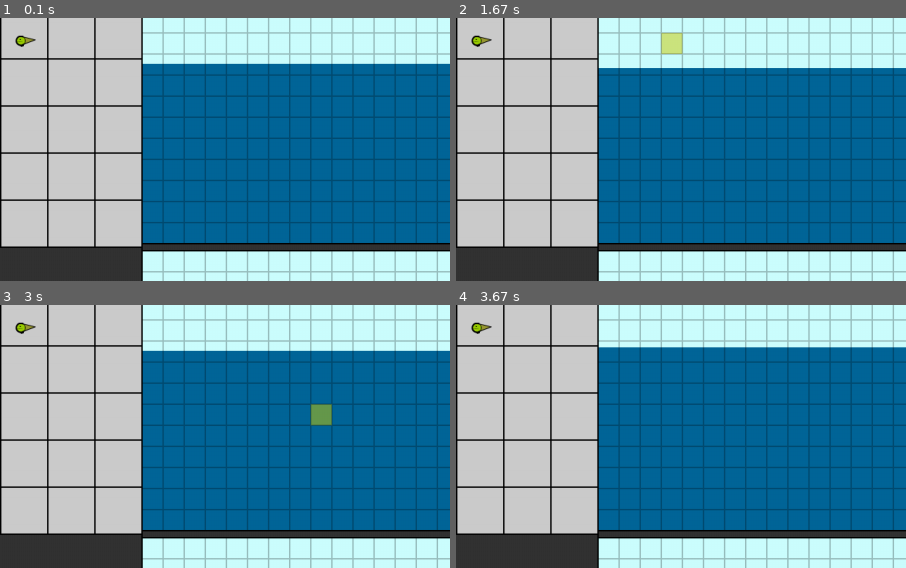
Above: before the commit, frames 1-4 (two rows, left to right).
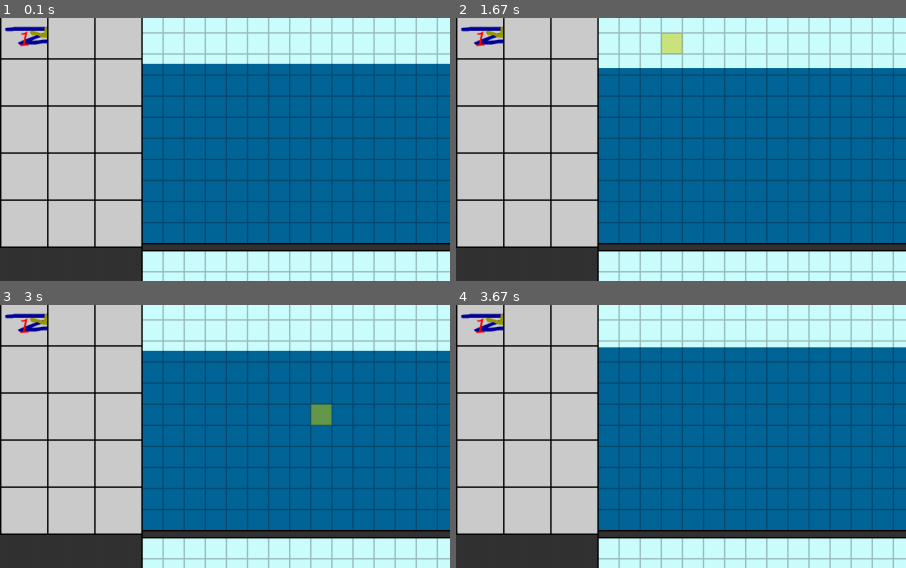
Above: after the commit, the same moments.

Repository: dannenberg/LIFDOFF
Game: pygame game, started from conquertheseas/src/main.py
Same seed, same stepped clock (60 frames per second), same inputs: the game is played once before the commit and once after it. The source is Python 2; it was converted automatically to run under Python 3.
Inputs (mouse positions are % of the whole screen's width and height, from its top left):
- Up to frame 1 (0.1 s): no input
- Up to frame 2 (1.67 s): click (8, 23) at 0.38 s; click (50, 54) at 0.72 s; click (19, 30) at 1.05 s; click (24, 7) at 1.38 s
- Up to frame 3 (3 s): click (52, 11) at 1.72 s; click (45, 74) at 2.05 s; click (47, 29) at 2.38 s; click (36, 25) at 2.72 s
- Up to frame 4 (3.67 s): click (76, 37) at 3.05 s; click (81, 44) at 3.38 s
The pictures show only the part of the screen within x 0-50%, y 2-52%; the shares and areas given below are measured in that part.

The runs differ from the first frame. In frame 1, 0.5% of the frame differs, in the area x 1-11%, y 3-12%; in frame 2, 0.5%; in frame 3, 0.5%; in frame 4, 0.5%.

Commit message:
moved offensive unit panel to its own class, refactored unit placement

Diff:
--- /dev/null
+++ b/conquertheseas/src/offense_panel.py
@@ -0,0 +1,40 @@
+from unit import UnitFactory
+from screens.screen import Screen
+import pygame
+
+class Offense_Panel:
+    def __init__(self, w, h):
+        self.surface = pygame.Surface((w*67, h*67)) # TODO make a const for cell size
+        self._w = w
+        self._h = h
+        self.cells = [[None for _ in xrange(h)] for _ in xrange(w)]    # no units at start
+        self.selected = None
+        self.tileset = pygame.image.load("../img/enemy_tileset.png")
+        self.image_dict = {UnitFactory.TADPOLE:0}
+
+    def on_click(self, (x, y)):
+        if self.cells[x][y] != None:
+            if self.selected == (x,y):
+                self.selected = None
+                return None
+            else:
+                self.selected = (x, y)
+                return self.cells[x][y]
+
+    def add_unit(self, unitid):
+        for y in xrange(self._h):
+            for x in xrange(self._w):
+                if self.cells[y][x] == None:
+                    self.cells[y][x] = unitid
+                    return
+
+    def draw_panel(self):
+        pygame.draw.rect(self.surface, Screen.color["attackbut"], (0, 0, 201, 335))
+        for x in xrange(0, 201, 67):  # vert lines
+            pygame.draw.line(self.surface, Screen.color["lines"], (x, 0), (x, 395), 2)
+        for x in xrange(0, 400, 67):  # hori lines
+            pygame.draw.line(self.surface, Screen.color["lines"], (0, x), (201, x), 2)
+        for i,x in enumerate(self.cells):
+            for j,y in enumerate(x):
+                if y != None:
+                    self.surface.blit(self.tileset, (i*67, j*67), ((self.image_dict[y]*67, 0), (67, 67)))
--- a/conquertheseas/src/screens/gamescreen.py
+++ b/conquertheseas/src/screens/gamescreen.py
@@ -1,5 +1,6 @@
 import pygame
 import math
+from offense_panel import Offense_Panel
 from board import Board
 from unit import Unit,UnitFactory
 from screen import Screen
@@ -16,7 +17,8 @@
         self.waterRange=self.squaresize/4
         self.held = None
 
-        self.enemies_img = pygame.image.load("../img/tadpole.png")
+        self.offense_panel = Offense_Panel(3, 5)
+        self.offense_panel.add_unit(UnitFactory.TADPOLE)
 
         self.enemyBoard = Board(35, 11)
         self.myBoard = Board(35, 11)
@@ -32,15 +34,17 @@
                     print "gamescreen.boardclick: add-pole!"
                     self.myBoard.add_unit(UnitFactory(self.held, mpos))
                     self.held = None
+                    self.offense_panel.selected = None
         self.clickbox.append((201, 402, 1050, 330), boardclick)
 
         def action_button(scr, mpos):
             self.myBoard.take_turn()
 
-        def eneclick(scr, mpos):
-            self.held = UnitFactory.TADPOLE
+        def offense_panel_click(scr, mpos):
+            mpos = (mpos[0]//67, mpos[1]//67)
+            self.held = self.offense_panel.on_click(mpos)
 
-        self.clickbox.append((0,62, 67, 67), eneclick)
+        self.clickbox.append((0, 60, 199, 340), offense_panel_click)
 
         self.clickbox.append((1, 740, 207, 60), action_button)
 
@@ -83,7 +87,7 @@
 
         # offensive panel mouse over
         def hold(scr, mpos):
-            scr.highlightPanelSquare = (limitByMultiple(mpos[0]-1,0,67)+2,limitByMultiple(mpos[1]-1,0,67)+62)
+            scr.highlightPanelSquare = (limitByMultiple(mpos[0]-1,0,67)+2,limitByMultiple(mpos[1]-1,0,67)+2)
         self.overbox.append((0,60,199,335),hold,mouseout)
 
         # enemy board mouse over
@@ -108,18 +112,12 @@
         pygame.draw.rect(self.enemyBoard.surface, Screen.color["water"], (0, modifier, 1050, 330 - modifier))
         pygame.draw.rect(self.myBoard.surface, Screen.color["water"], (0, modifier, 1050, 330 - modifier))
 
-        pygame.draw.rect(self.boardSansButtons, Screen.color["attackbut"], (0, 60, 201, 335))
-        for x in xrange(0, 201, 67):  # attacker list
-            pygame.draw.line(self.boardSansButtons, Screen.color["lines"], (x, 60), (x, 395), 2)
-        for x in xrange(60, 400, 67): # same but horiz
-            pygame.draw.line(self.boardSansButtons, Screen.color["lines"], (0, x), (201, x), 2)
-        self.boardSansButtons.blit(self.enemies_img, (22,87), ((0,0),(30,30)))
-
         self.myBoard.draw_board()
+        self.offense_panel.draw_panel()
 
         # panel highlight
         if self.highlightPanelSquare != None:
-            self.boardSansButtons.blit(self.highlightPanel, self.highlightPanelSquare)
+            self.offense_panel.surface.blit(self.highlightPanel, self.highlightPanelSquare)
 
         # board highlight
         if self.highlightSquare != None:
@@ -131,6 +129,7 @@
         self.myBoard.surface.blit(self.gridlines, (0, 0))
         self.boardSansButtons.blit(self.enemyBoard.surface, (201, 60))
         self.boardSansButtons.blit(self.myBoard.surface, (201, 400))
+        self.boardSansButtons.blit(self.offense_panel.surface, (0, 60))
 
         # Game Borders vvv
         pygame.draw.line(self.boardSansButtons, Screen.color["lines"], ( 201,  60), ( 201, 730), 2)  # side line
